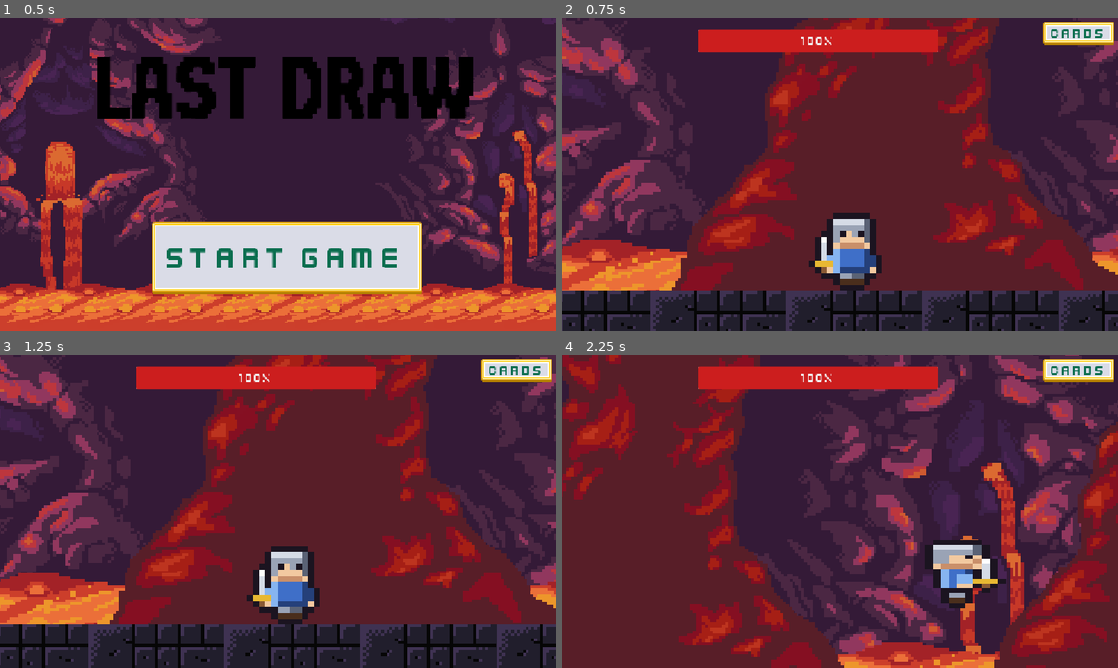
Above: before the commit, frames 1-4 (two rows, left to right).
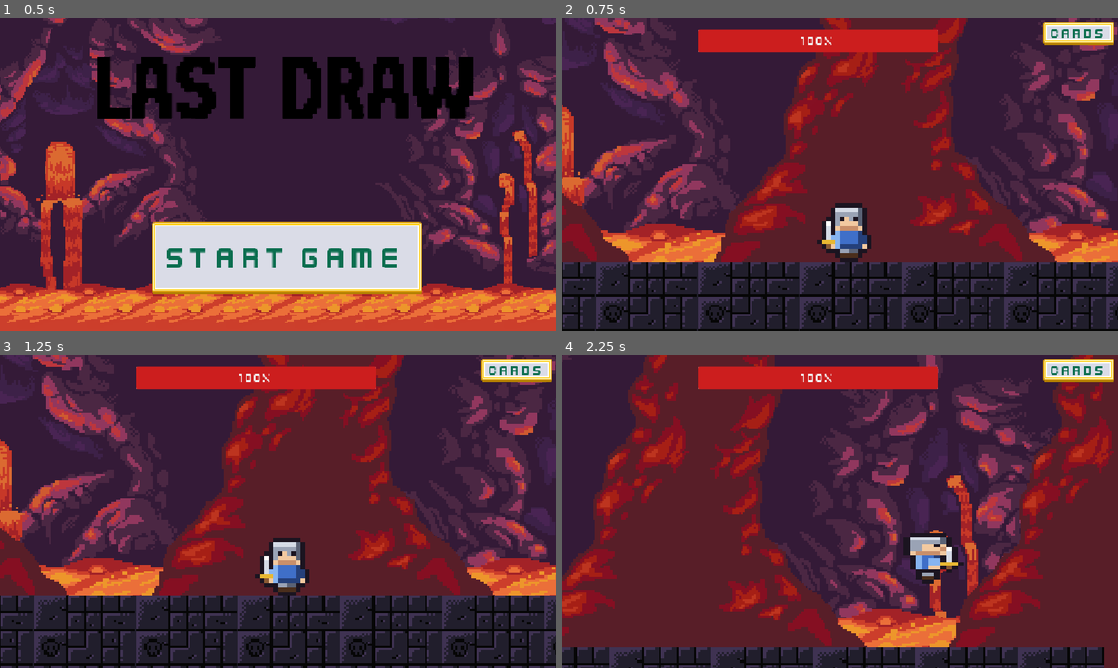
Above: after the commit, the same moments.

Repository: BillNyeFan123-creator/rebound
Game: Godot game, scene res://start_screen.tscn
Same seed, same stepped clock (60 frames per second), same inputs: the game is played once before the commit and once after it.
Inputs (mouse positions are in pixels of both pictures, inside the frame that each line leads up to):
- Up to frame 1 (0.5 s): no input
- Up to frame 2 (0.75 s): click "Start Game" at 0.5 s
- Up to frame 3 (1.25 s): no input
- Up to frame 4 (2.25 s): move the mouse to (962, 495) at 1.27 s; hold D (move_right) from 1.28 s (still down); tap X (attack) at 1.35 s; tap W (jump) at 1.52 s; move the mouse to (728, 527) at 2.02 s; tap Shift (dash) at 2.1 s

Frame 1 is identical in both runs. In frame 2, 45% of the frame differs, in the area x 0-100%, y 0-100%; in frame 3, 46%; in frame 4, 51%.

Commit message:
Camera zoom 1.5x with zoom-punch on impacts

Diff:
--- a/scripts/arena/GameCamera.gd
+++ b/scripts/arena/GameCamera.gd
@@ -1,24 +1,29 @@
 class_name GameCamera
 extends Camera2D
-# Player-follow camera with decaying screen shake.
+# Player-follow camera with decaying screen shake and a subtle zoom "punch"
+# on impacts.
+
+const BASE_ZOOM := 1.5
 
 var _shake_amount := 0.0
+var _zoom_kick := 0.0
 
 
 func _ready() -> void:
 	add_to_group("camera")
-	zoom = Vector2(2.0, 2.0)
+	zoom = Vector2(BASE_ZOOM, BASE_ZOOM)
 	position_smoothing_enabled = true
 	position_smoothing_speed = 6.0
 	# Never show outside the arena.
 	limit_left = 0
 	limit_top = 0
-	limit_right = 2304
-	limit_bottom = 1296
+	limit_right = 1728
+	limit_bottom = 972
 
 
 func shake(amount: float) -> void:
 	_shake_amount = maxf(_shake_amount, amount)
+	_zoom_kick = maxf(_zoom_kick, amount * 0.012)
 
 
 func _process(delta: float) -> void:
@@ -27,3 +32,7 @@
 		_shake_amount = move_toward(_shake_amount, 0.0, 24.0 * delta)
 	else:
 		offset = Vector2.ZERO
+
+	if _zoom_kick > 0.0:
+		_zoom_kick = move_toward(_zoom_kick, 0.0, 0.4 * delta)
+		zoom = Vector2.ONE * (BASE_ZOOM + _zoom_kick)
